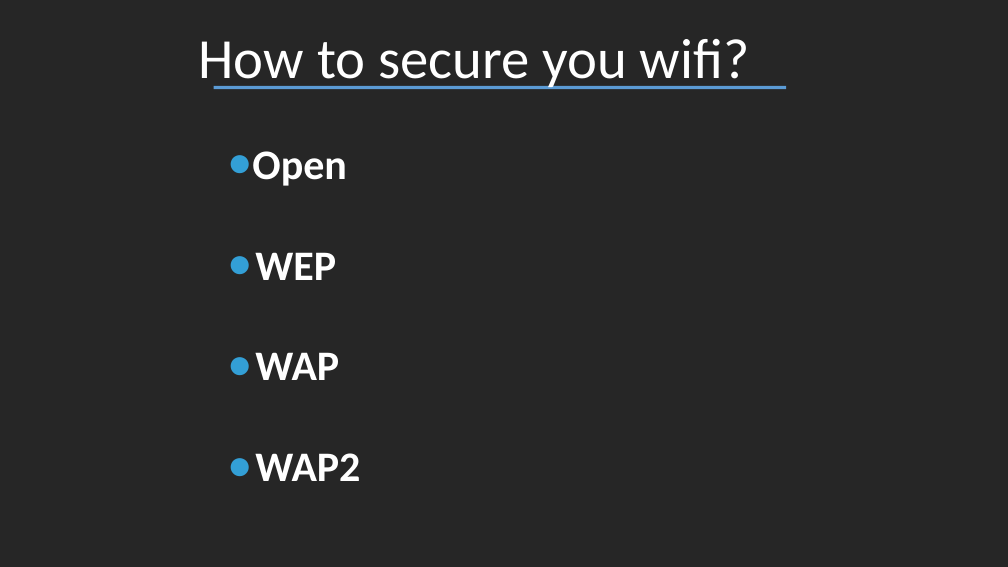
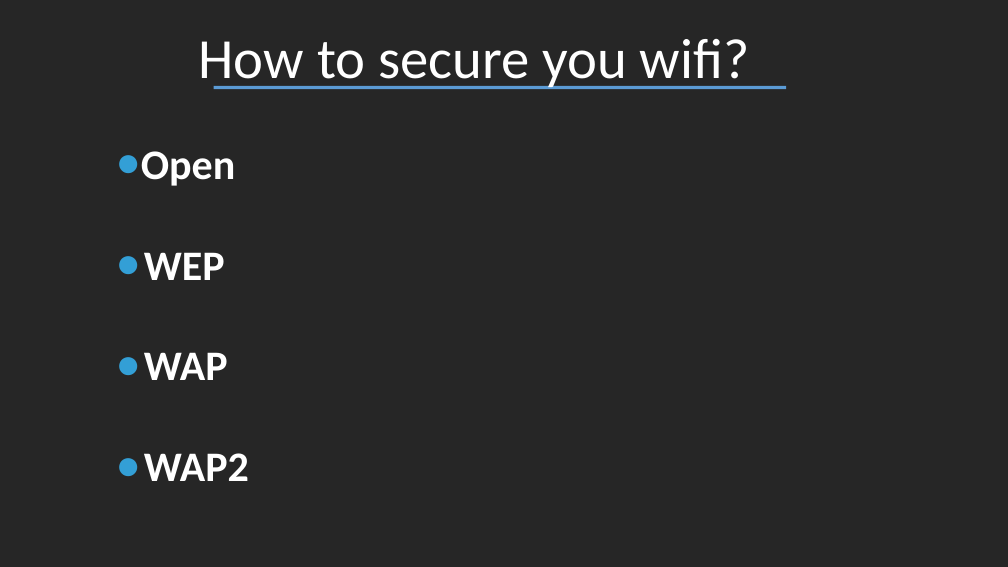
Before and after one commit to otaGran/Data_Communications_and_Networking, a slide deck: slide 2 of data.pptx. Drawn at 1008x567 pixels with LibreOffice and Linux fonts; fonts in the diff are those of the drawing. Boxes give left, top, right and bottom in pixels: in the first picture for what was removed or moved away, otherwise in the second. Text is boxed around its words. In the diff, an @@ line names an element or a change of style, - is before the commit and + after.

Commit message:
jkjkjkjk

```diff
--- a/data.pptx
+++ b/data.pptx
@@ text "Open": place and size @@
-text "Open" at <box>252,151,360,481</box>
+text "Open" at <box>141,151,249,481</box>
```
